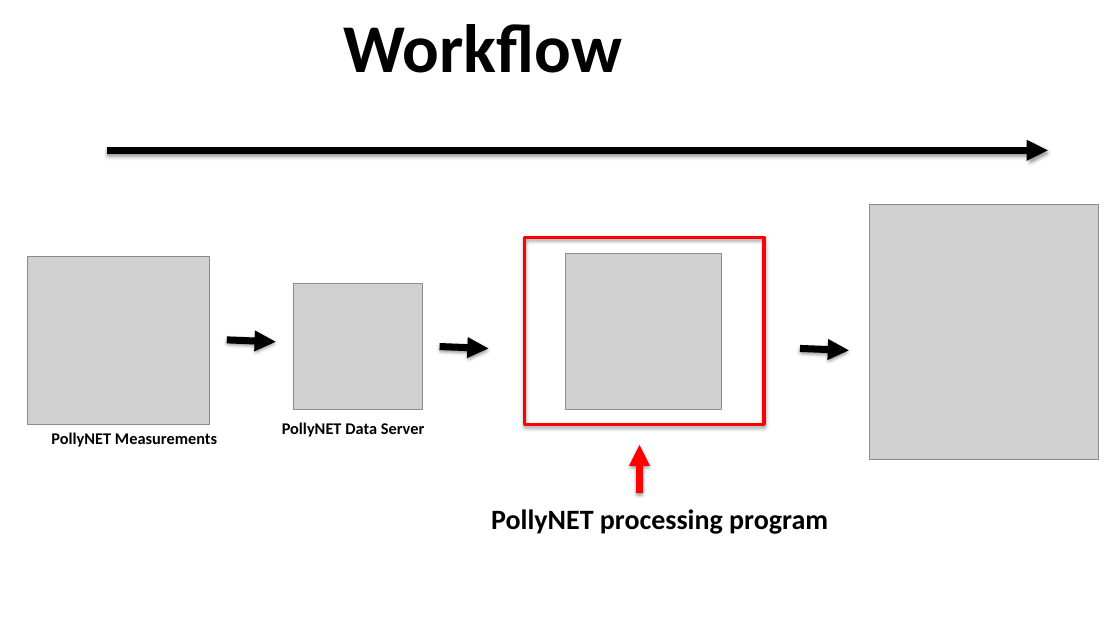
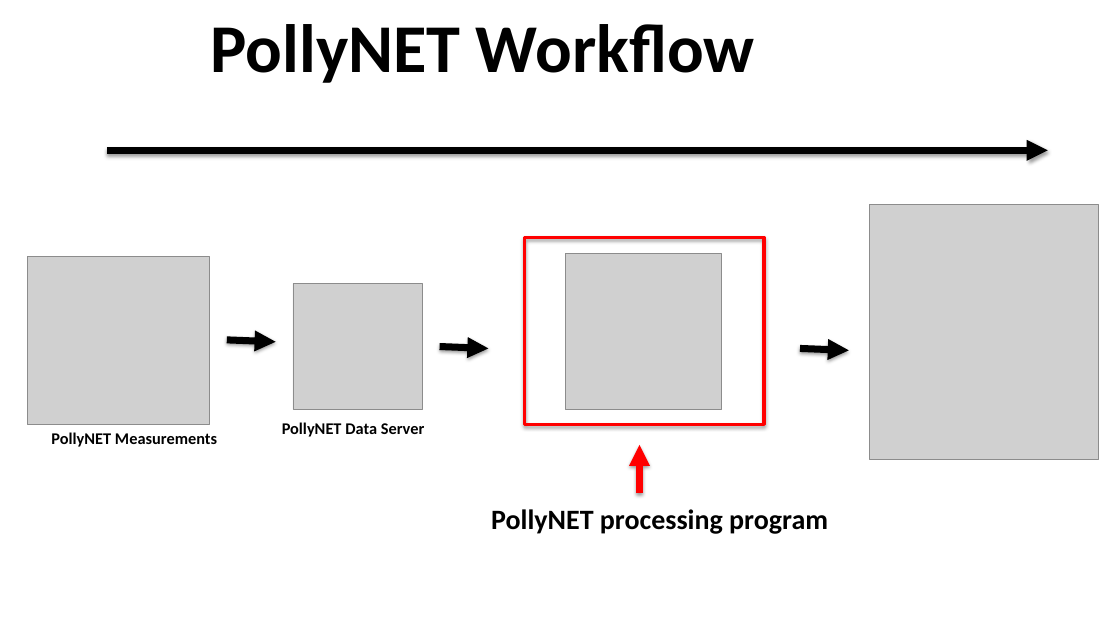
Before and after one commit to PollyNET/Pollynet_Processing_Chain, a slide deck: slide 4 of doc/Pollynet_Processing_Chain.pptx. Drawn at 1120x630 pixels with LibreOffice and Linux fonts; fonts in the diff are those of the drawing; grey boxes stand for pictures; background and template pictures are left out. Boxes give left, top, right and bottom in pixels: in the first picture for what was removed or moved away, otherwise in the second. Text is boxed around its words. In the diff, an @@ line names an element or a change of style, - is before the commit and + after.

```diff
--- a/doc/Pollynet_Processing_Chain.pptx
+++ b/doc/Pollynet_Processing_Chain.pptx
@@ title at (210,24,755,83): text changed @@
-Workflow
+PollyNET Workflow
```
Also in this commit, not shown: 3 other slides changed, 2 other files.
